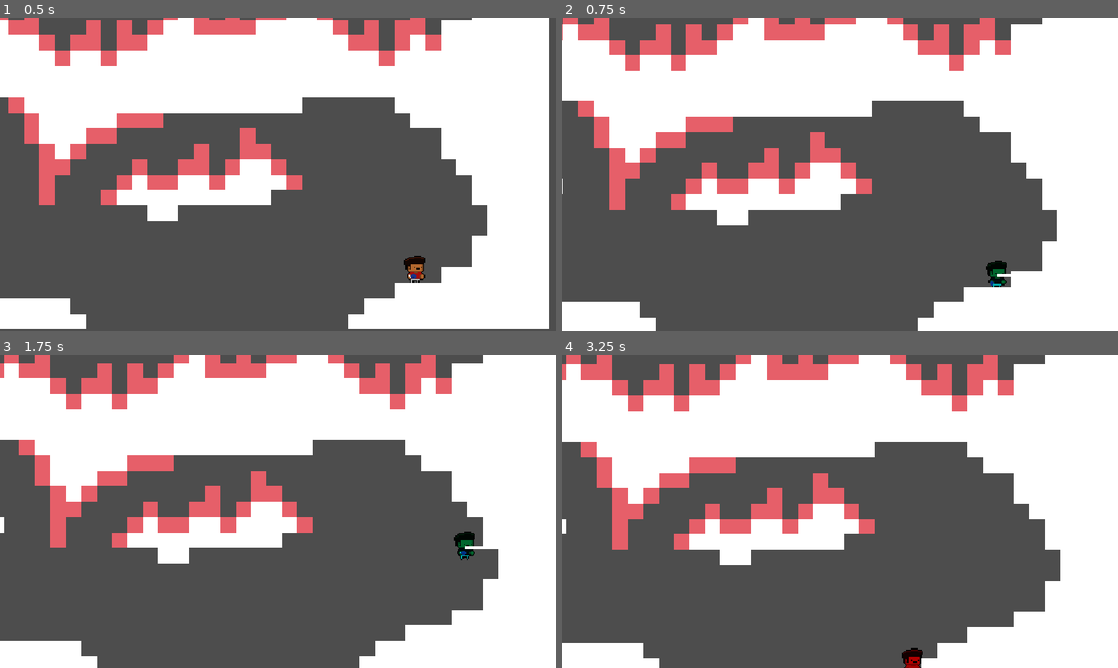
Above: before the commit, frames 1-4 (two rows, left to right).
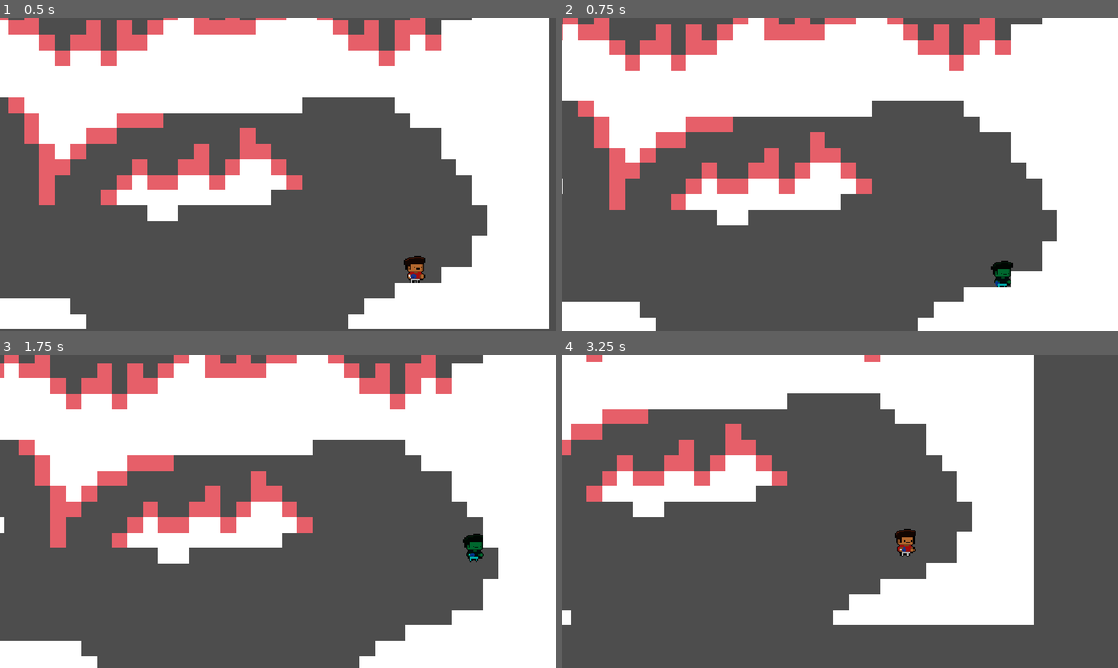
Above: after the commit, the same moments.

Repository: DaxDuggal/Resonance
Game: Godot game, scene res://scenes/game.tscn
Two runs of this game, one before a commit and one after it. Both use one fixed random seed, a clock stepped at 60 frames per second and the inputs below.
Inputs:
- Up to frame 1 (0.5 s): no input
- Up to frame 2 (0.75 s): hold Right (move_right) from 0.53 s (still down); tap Shift (dash) at 0.6 s
- Up to frame 3 (1.75 s): keep holding Right (move_right); tap Space (jump) at 0.77, 0.8, 1.07, 1.35, 1.52 s; tap Shift (dash) at 1.55 s
- Up to frame 4 (3.25 s): tap Space (jump) at 1.82, 2.3, 3.02 s; release Right (move_right) at 2.03 s; hold A (move_left) 2.03-2.78 s; tap Shift (dash) at 2.1, 2.85 s; hold Right (move_right) from 2.78 s (still down)

Frame 1 is identical in both runs. In frame 2, 0.2% of the frame differs, in the area x 76-82%, y 77-86%; in frame 3, 0.4%; in frame 4, 54%, in the area x 0-100%, y 0-100%.

Commit message:
Add a Pause Menu

Diff:
--- a/project.godot
+++ b/project.godot
@@ -18,6 +18,7 @@
 [autoload]
 
 Signal_Debugger="*uid://ywb0tuefuvoy"
+Global="*uid://cjlywcn8st46s"
 
 [display]
 
@@ -90,6 +91,12 @@
 , Object(InputEventJoypadMotion,"resource_local_to_scene":false,"resource_name":"","device":-1,"axis":1,"axis_value":1.0,"script":null)
 ]
 }
+esc={
+"deadzone": 0.2,
+"events": [Object(InputEventKey,"resource_local_to_scene":false,"resource_name":"","device":16,"window_id":0,"alt_pressed":false,"shift_pressed":false,"ctrl_pressed":false,"meta_pressed":false,"pressed":false,"keycode":0,"physical_keycode":4194305,"key_label":0,"unicode":0,"location":0,"echo":false,"script":null)
+, Object(InputEventJoypadButton,"resource_local_to_scene":false,"resource_name":"","device":-1,"button_index":6,"pressure":0.0,"pressed":false,"script":null)
+]
+}
 
 [layer_names]
 
--- a/scenes/game.tscn
+++ b/scenes/game.tscn
@@ -3,6 +3,7 @@
 [ext_resource type="PackedScene" uid="uid://chchtg3bl6325" path="res://scenes/player.tscn" id="1_uwrxv"]
 [ext_resource type="Texture2D" uid="uid://drma6hfm1eleh" path="res://assets/sprites/world_tileset.png" id="2_yqjtg"]
 [ext_resource type="PackedScene" uid="uid://bqrfyvsvd2pwj" path="res://scenes/hitbox.tscn" id="3_lnu2h"]
+[ext_resource type="PackedScene" uid="uid://bl0npq0gc3alx" path="res://scenes/pause_menu.tscn" id="4_lbhrr"]
 
 [sub_resource type="TileSetAtlasSource" id="TileSetAtlasSource_lnu2h"]
 texture = ExtResource("2_yqjtg")
@@ -362,3 +363,7 @@
 [node name="CollisionShape2D" type="CollisionShape2D" parent="Hitbox" unique_id=1398615260]
 position = Vector2(0, 1)
 shape = SubResource("WorldBoundaryShape2D_lnu2h")
+
+[node name="CanvasLayer" type="CanvasLayer" parent="." unique_id=971573487]
+
+[node name="PauseMenu" parent="CanvasLayer" unique_id=1663932191 instance=ExtResource("4_lbhrr")]
--- /dev/null
+++ b/scenes/pause_menu.tscn
@@ -0,0 +1,54 @@
+[gd_scene format=3 uid="uid://bl0npq0gc3alx"]
+
+[ext_resource type="Script" uid="uid://bkld4xc2oixqi" path="res://scripts/pauseMenu.gd" id="1_n87rw"]
+
+[node name="PauseMenu" type="Control" unique_id=1663932191]
+process_mode = 3
+layout_mode = 3
+anchors_preset = 15
+anchor_right = 1.0
+anchor_bottom = 1.0
+grow_horizontal = 2
+grow_vertical = 2
+script = ExtResource("1_n87rw")
+
+[node name="PanelContainer" type="PanelContainer" parent="." unique_id=1014024566]
+layout_mode = 1
+anchors_preset = 15
+anchor_right = 1.0
+anchor_bottom = 1.0
+offset_left = 355.0
+offset_top = 144.0
+offset_right = -399.0
+offset_bottom = -156.0
+
+[node name="VBoxContainer" type="VBoxContainer" parent="PanelContainer" unique_id=1523603573]
+layout_mode = 2
+
+[node name="Resume" type="Button" parent="PanelContainer/VBoxContainer" unique_id=630790059]
+custom_minimum_size = Vector2(0, 50)
+layout_mode = 2
+offset_transform_position = Vector2(150, 0)
+text = "Resume"
+
+[node name="Basic" type="Button" parent="PanelContainer/VBoxContainer" unique_id=1022672917]
+custom_minimum_size = Vector2(0, 50)
+layout_mode = 2
+offset_transform_position = Vector2(150, 0)
+text = "Basic Dash"
+
+[node name="Bongos" type="Button" parent="PanelContainer/VBoxContainer" unique_id=334266040]
+custom_minimum_size = Vector2(0, 50)
+layout_mode = 2
+text = "Bongos Dash"
+
+[node name="Panflute" type="Button" parent="PanelContainer/VBoxContainer" unique_id=850901787]
+custom_minimum_size = Vector2(0, 50)
+layout_mode = 2
+offset_transform_position = Vector2(150, 0)
+text = "Panflute Dash"
+
+[connection signal="pressed" from="PanelContainer/VBoxContainer/Resume" to="." method="_on_resume_pressed"]
+[connection signal="pressed" from="PanelContainer/VBoxContainer/Basic" to="." method="_on_basic_pressed"]
+[connection signal="pressed" from="PanelContainer/VBoxContainer/Bongos" to="." method="_on_bongos_pressed"]
+[connection signal="pressed" from="PanelContainer/VBoxContainer/Panflute" to="." method="_on_panflute_pressed"]
--- a/scripts/abilities/panfluteDash.gd
+++ b/scripts/abilities/panfluteDash.gd
@@ -215,6 +215,10 @@
 	if normal.length() > 0.0:
 		var recoil_strength := 200.0
 		player.velocity = -normal * recoil_strength
+		# Set wall bounce window if hitting a wall going upward
+		if abs(normal.x) > 0.5 and dash_direction.y < 0.0:
+			player.wall_bounce_window_timer = 0.3  # Longer window for panflute to allow buffering
+			player.wall_bounce_normal = normal
 	else:
 		player.velocity = Vector2.ZERO
 	finish_dash(player)
--- /dev/null
+++ b/scripts/global.gd
@@ -0,0 +1,4 @@
+extends Node
+
+var player: Player
+var is_paused: bool = false
--- /dev/null
+++ b/scripts/pauseMenu.gd
@@ -0,0 +1,38 @@
+extends Control
+
+func _ready():
+	visible = false
+
+func resume():
+	get_tree().paused = false
+	Global.is_paused = false
+	visible = false
+
+func pause():
+	get_tree().paused = true
+	Global.is_paused = true
+	visible = true
+
+func testEsc():
+	if Input.is_action_just_pressed("esc") and get_tree().paused == false:
+		pause()
+	elif Input.is_action_just_pressed("esc") and get_tree().paused == true:
+		resume()
+
+func _on_resume_pressed() -> void:
+	resume()
+
+func _on_basic_pressed() -> void:
+	Global.player.set_dash_ability(Player.DashType.BASIC)
+	resume()
+
+func _on_bongos_pressed() -> void:
+	Global.player.set_dash_ability(Player.DashType.BONGOS)
+	resume()
+
+func _on_panflute_pressed() -> void:
+	Global.player.set_dash_ability(Player.DashType.PANFLUTE)
+	resume()
+
+func _process(delta):
+	testEsc()
--- a/scripts/player.gd
+++ b/scripts/player.gd
@@ -17,7 +17,7 @@
 }
 
 var state: PlayerState = PlayerState.NORMAL
-@export var current_dash: DashType = DashType.PANFLUTE
+@export var current_dash: DashType = DashType.BASIC
 
 @onready var sprite: AnimatedSprite2D = $AnimatedSprite2D
 @onready var dash_ability: DashAbility = $Abilities/DashAbility
@@ -44,6 +44,7 @@
 		$DashDebugLine.visible = false
 
 func _ready() -> void:
+	Global.player = self
 	set_dash_ability(current_dash)
 
 	# Ensure a GrappleRay RayCast2D exists for the player (used by panflute dash)
@@ -394,7 +395,6 @@
 		wall_bounce_control_lock_timer = wall_bounce_control_lock_time
 
 		wall_jump_buffered = false
-		dash_available = true
 		state = PlayerState.WALL_BOUNCING
 		coyote_timer = 0.0
 		jump_consumed = true
@@ -631,4 +631,8 @@
 		state = PlayerState.NORMAL
 		# If dash was upward, open a window for wall bounces after dash ends
 		if dash_ability.dash_direction.y < 0.0:
-			post_dash_bounce_timer = POST_DASH_BOUNCE_WINDOW
+			# Longer window for panflute to make wall bounces easier
+			if dash_ability is PanfluteDash:
+				post_dash_bounce_timer = 0.5
+			else:
+				post_dash_bounce_timer = POST_DASH_BOUNCE_WINDOW
Not shown, added: scripts/global.gd.uid
Not shown, added: scripts/pauseMenu.gd.uid
